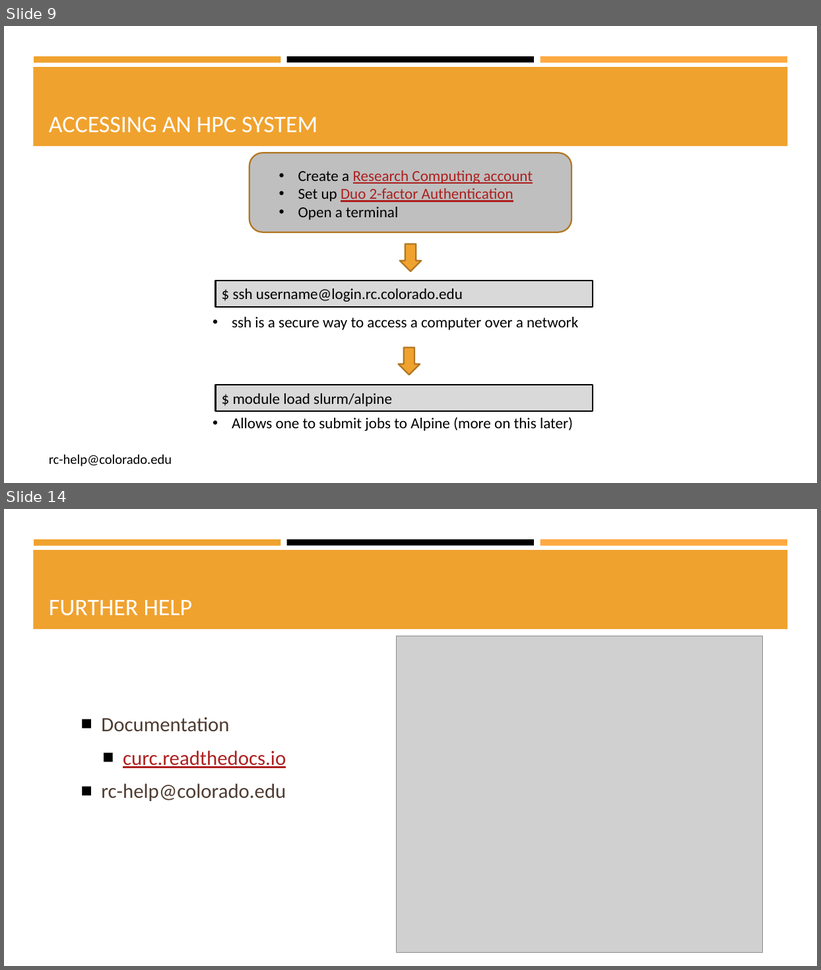
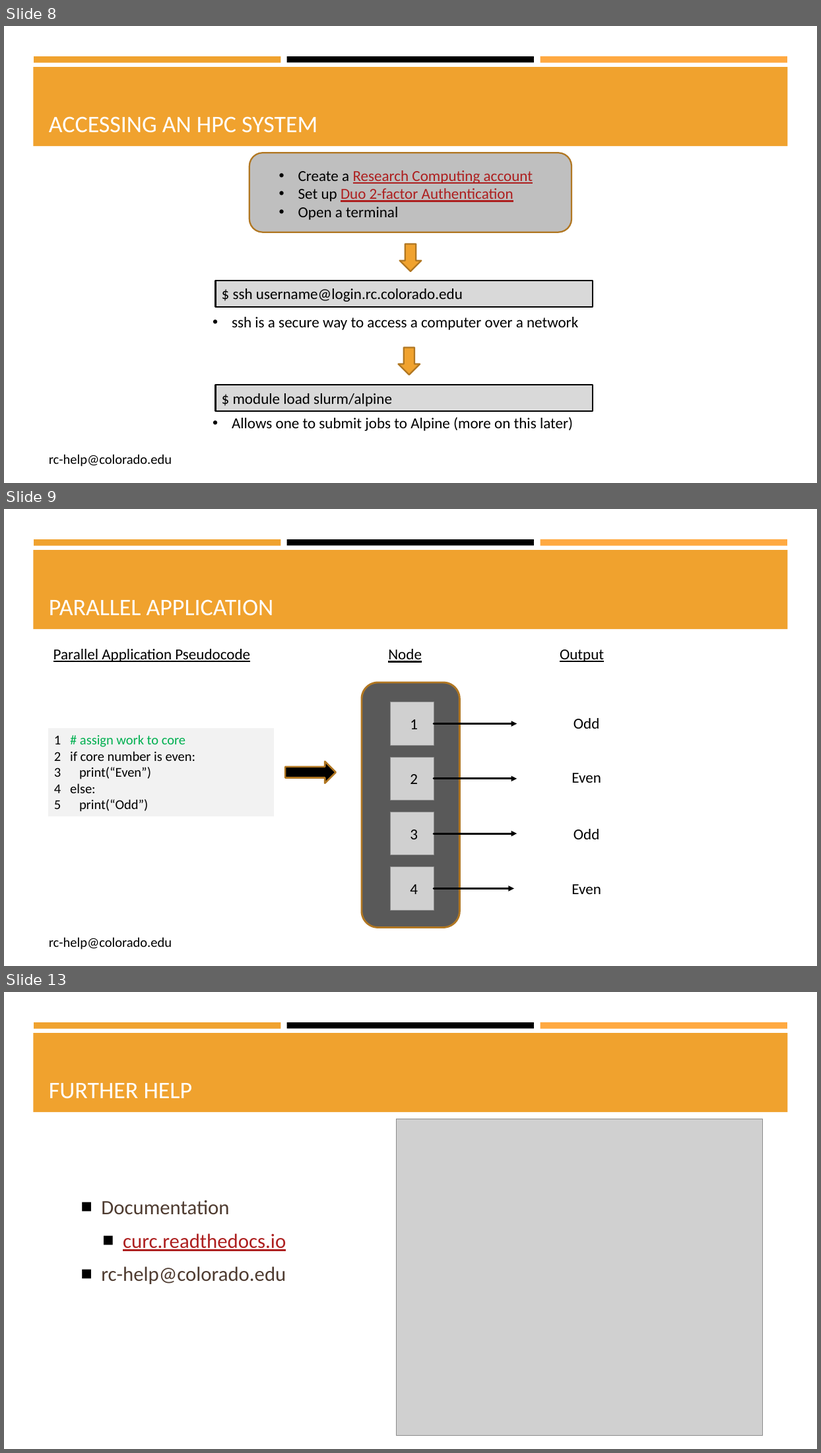
Before and after one commit to b-reyes/Presentations, a slide deck: CU_presentation/CU_boulder_presentation.pptx. Shown one above the other, each under a label of ours: slides 9 and 14 before the commit, slides 8, 9 and 13 after it; the slides between them are not shown. The pictures are 821x970 and 821x1453 pixels, drawn with LibreOffice and Linux fonts; fonts in the diff are those of the drawing; grey boxes stand for pictures. Boxes give left, top, right and bottom in pixels: in the first picture for what was removed or moved away, otherwise in the second. Text is boxed around its words. In the diff, an @@ line names an element or a change of style, - is before the commit and + after.

```diff
--- a/CU_presentation/CU_boulder_presentation.pptx
+++ b/CU_presentation/CU_boulder_presentation.pptx
@@ slide 9 added at bbox=[4, 509, 817, 966], background #FFFFFF; not listed: 4 template elements that a slide beside it also shows @@
@@ title added at bbox=[49, 599, 273, 616], 28 pt, text #FFFFFF @@
+PARALLEL APPLICATION
@@ text added at bbox=[54, 649, 250, 662], 18 pt, text #000000, underline @@
+Parallel Application Pseudocode
@@ text added at bbox=[388, 649, 422, 663], 18 pt, text #000000, underline @@
+Node
@@ text added at bbox=[560, 650, 604, 662], 18 pt, text #000000, underline @@
+Output
@@ rounded rectangle added at bbox=[362, 683, 460, 928], fill #595959, outline #B27822 2.25 pt @@
@@ picture added at bbox=[391, 702, 434, 746] @@
@@ text added at bbox=[410, 720, 418, 729], 18 pt, text #000000 @@
+1
@@ arrow added from (434, 723) to (517, 723), #000000 2.25 pt @@
@@ text added at bbox=[574, 718, 600, 729], 18 pt, text #000000 @@
+Odd
@@ rectangle added at bbox=[48, 729, 274, 817], fill #F2F2F2, 16 pt, text #000000 @@
+1 # assign work to core
+2 if core number is even:
+3 print(“Even”)
+4 else:
+5 print(“Odd”)
@@ right arrow added at bbox=[285, 762, 336, 784], fill #000000, outline #B27822 2 pt @@
@@ picture added at bbox=[391, 757, 434, 801] @@
@@ text added at bbox=[410, 774, 418, 784], 18 pt, text #000000 @@
+2
@@ arrow added from (434, 779) to (517, 779), #000000 2.25 pt @@
@@ text added at bbox=[572, 773, 601, 783], 18 pt, text #000000 @@
+Even
@@ picture added at bbox=[391, 812, 434, 855] @@
@@ text added at bbox=[410, 830, 418, 840], 18 pt, text #000000 @@
+3
@@ arrow added from (434, 834) to (517, 834), #000000 2.25 pt @@
@@ text added at bbox=[574, 829, 600, 840], 18 pt, text #000000 @@
+Odd
@@ picture added at bbox=[391, 867, 434, 910] @@
@@ text added at bbox=[410, 885, 418, 894], 18 pt, text #000000 @@
+4
@@ text added at bbox=[572, 885, 601, 894], 18 pt, text #000000 @@
+Even
@@ arrow added from (434, 889) to (515, 889), #000000 2.25 pt @@
@@ text added at bbox=[49, 937, 172, 950], 16 pt, text #000000 @@
+rc-help@colorado.edu
@@ what was slide 9 is now slide 8 @@
@@ what was slide 14 is now slide 13 @@
```
Also in this commit, not shown: 6 slides changed, 1 other slide added.
